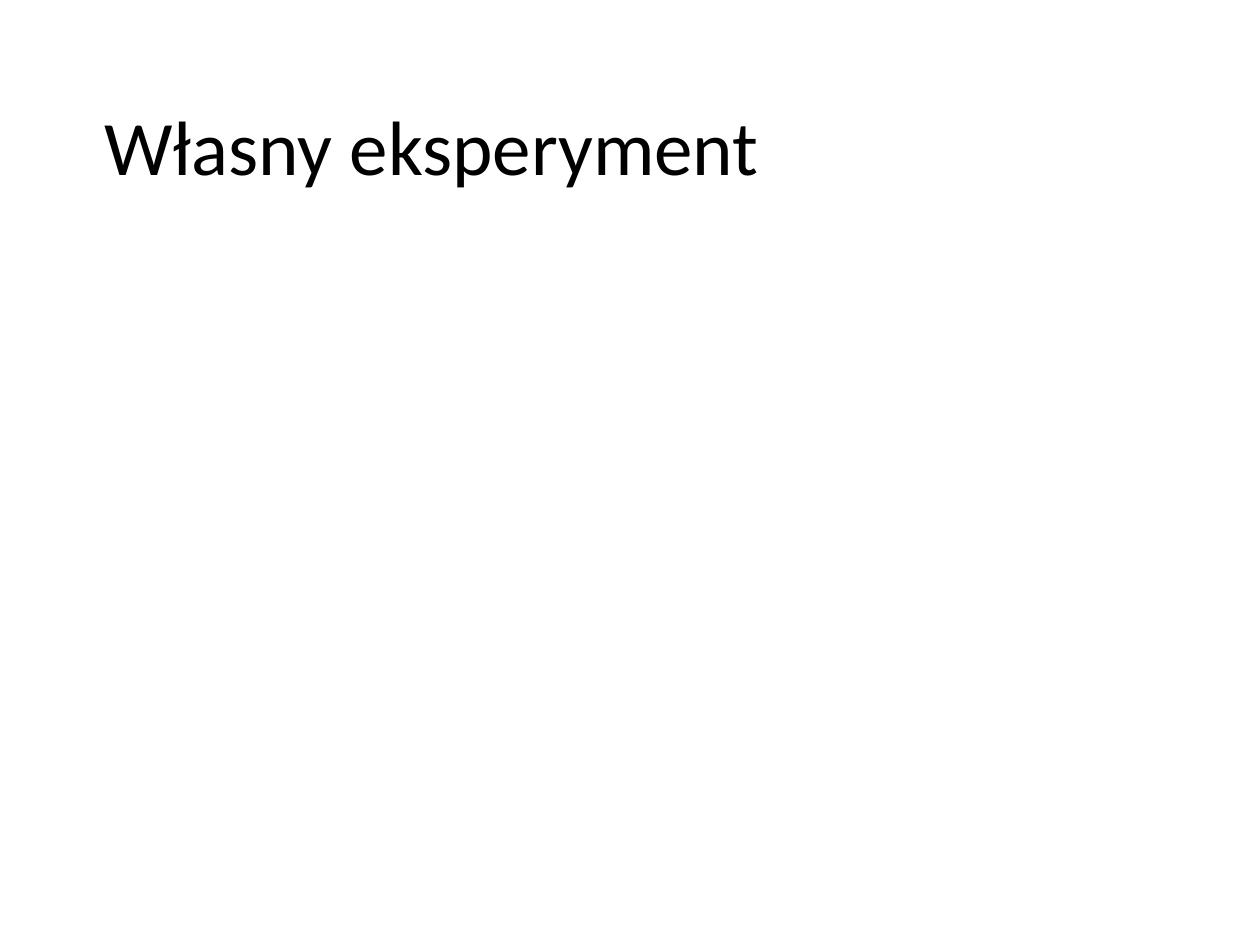
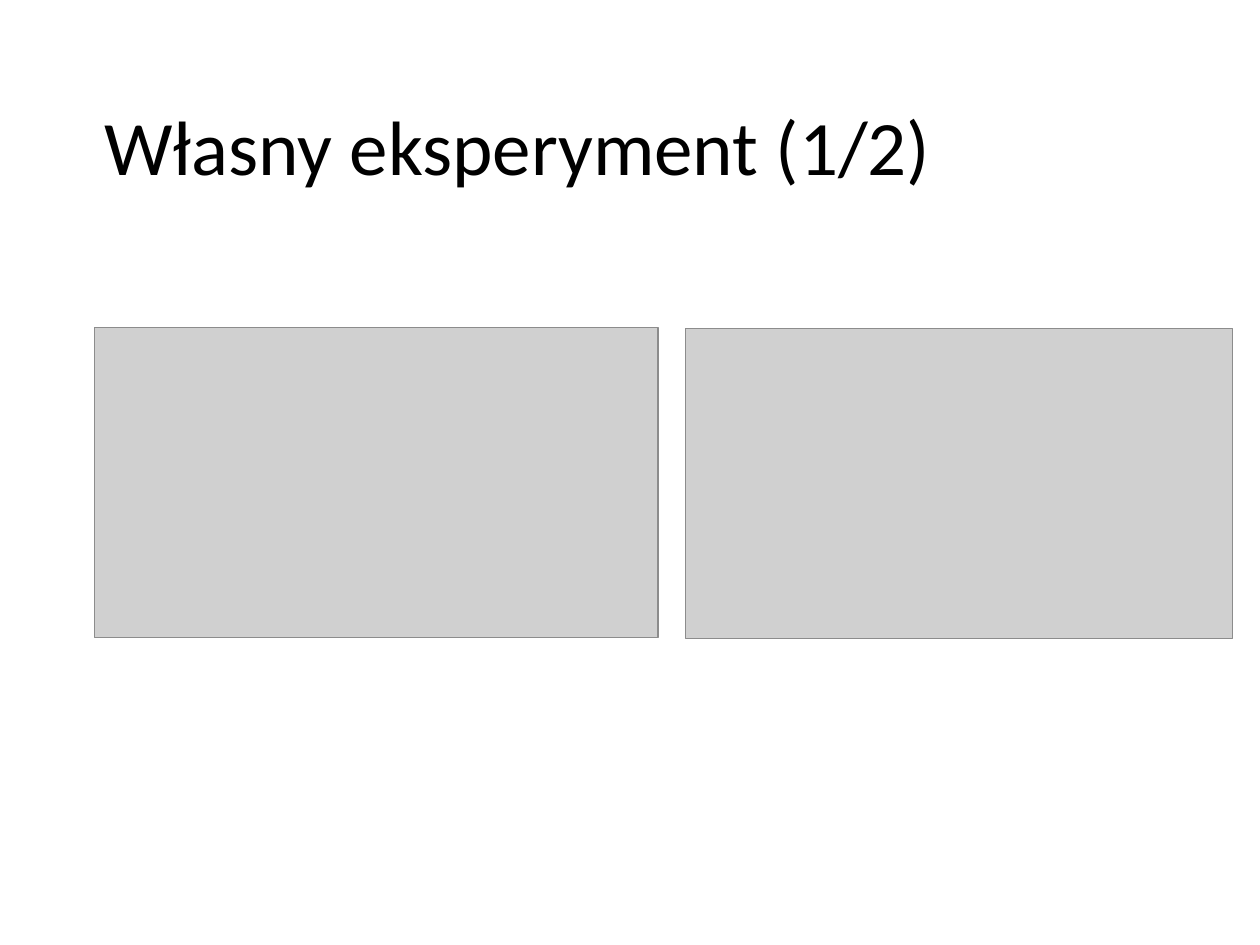
Before and after one commit to KyattPL/masters-backup, a slide deck: slide 7 of Seminarium Dyplomowe/Seminarium dyplomowe - prezka 2.pptx. Drawn at 1260x945 pixels with LibreOffice and Linux fonts; fonts in the diff are those of the drawing; grey boxes stand for pictures; background and template pictures are left out. Boxes give left, top, right and bottom in pixels: in the first picture for what was removed or moved away, otherwise in the second. Text is boxed around its words. In the diff, an @@ line names an element or a change of style, - is before the commit and + after.

```diff
--- a/Seminarium Dyplomowe/Seminarium dyplomowe - prezka 2.pptx
+++ b/Seminarium Dyplomowe/Seminarium dyplomowe - prezka 2.pptx
@@ text at [104,119,930,188]: text changed @@
-Własny eksperyment
+Własny eksperyment (1/2)
@@ picture added at [94,328,659,638] @@
@@ picture added at [685,329,1232,639] @@
```
Also in this commit, not shown: 6 other slides changed, 4 slides added, 4 slides removed, 1 other file.
